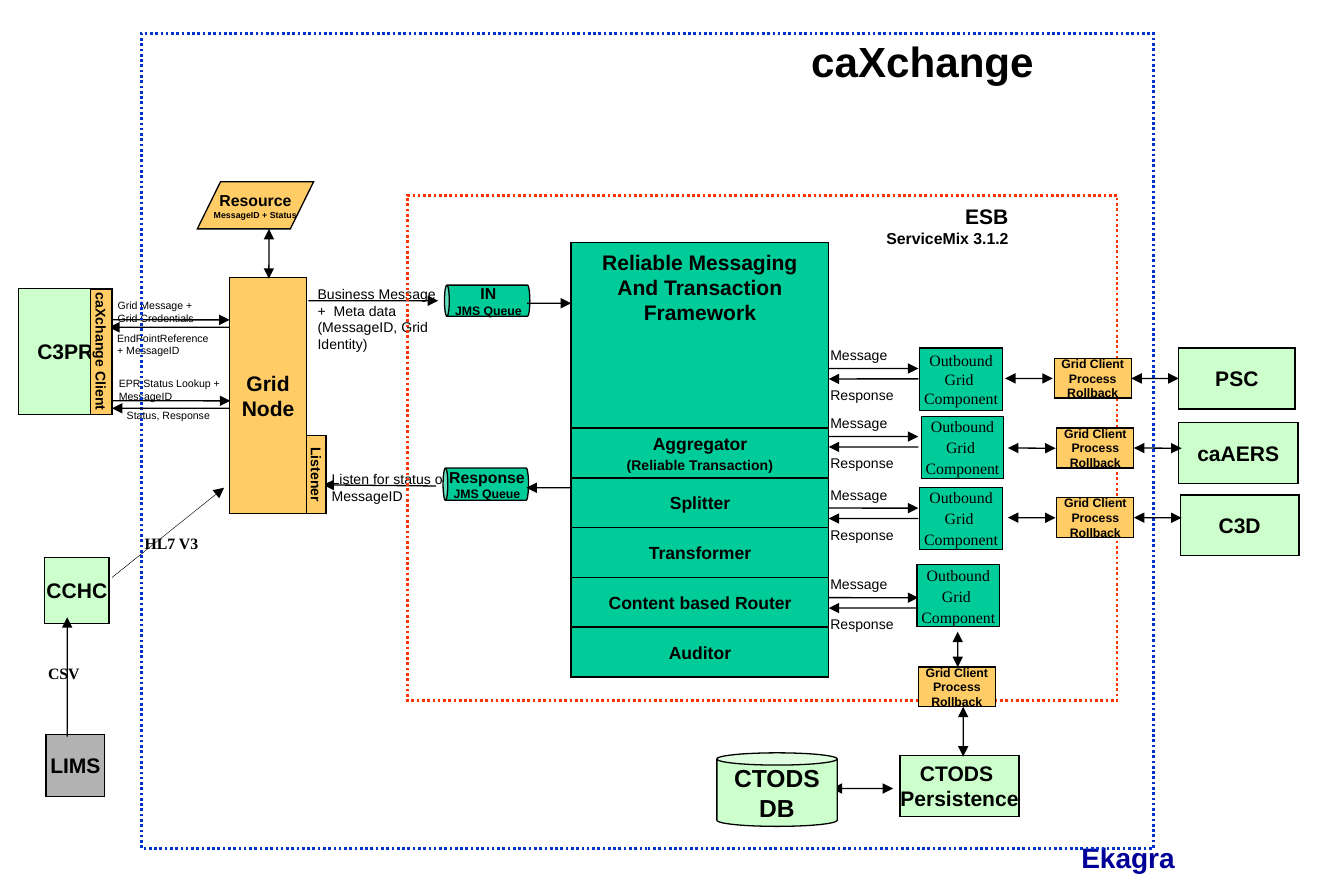
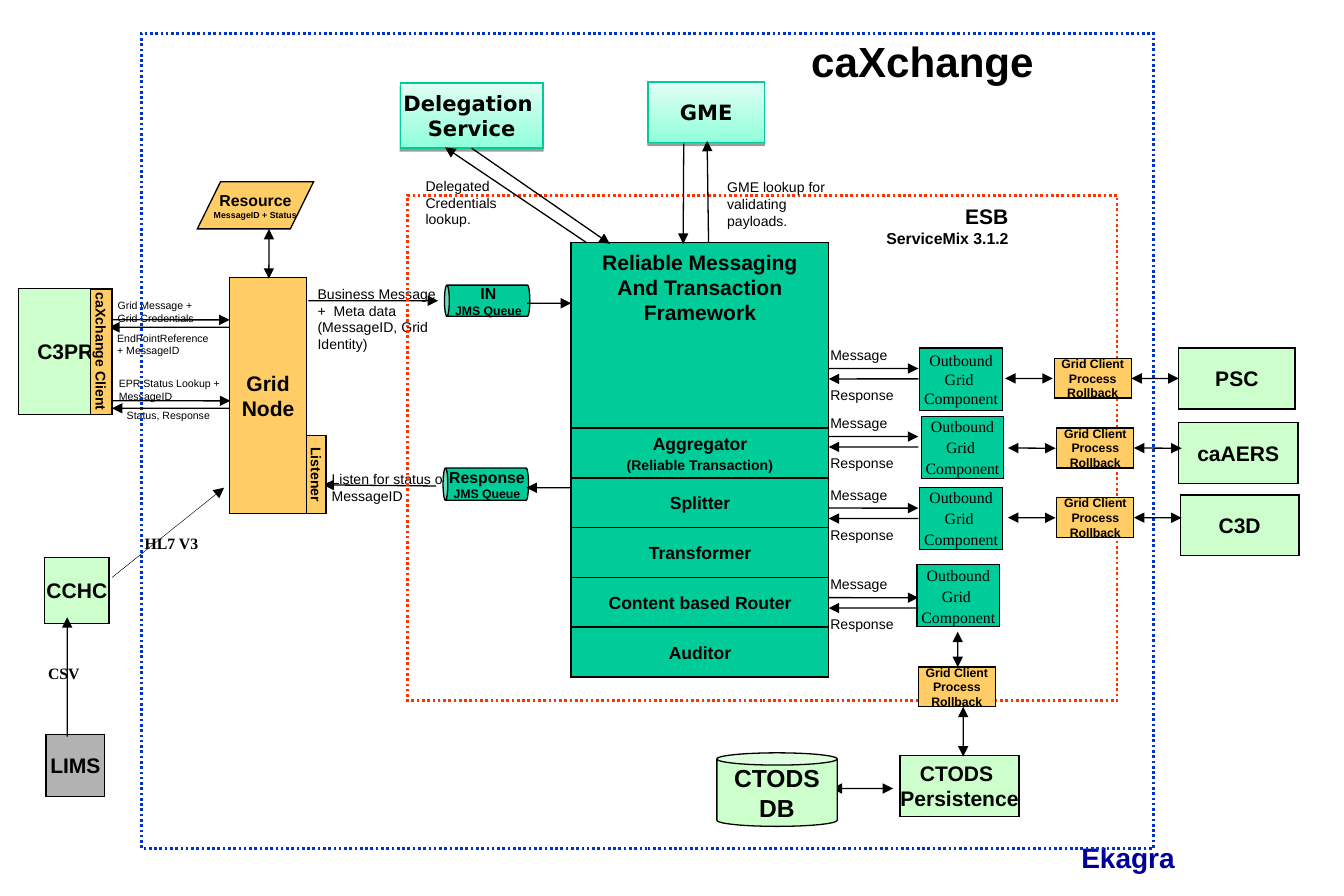
Before and after one commit to NCIP/labviewer-docs, a slide deck: slide 8 of Documentation/Overview/caXchange-Tool-at-a-glance.ppt. Drawn at 1344x896 pixels with LibreOffice and Linux fonts; fonts in the diff are those of the drawing; background and template pictures are left out. Boxes give left, top, right and bottom in pixels: in the first picture for what was removed or moved away, otherwise in the second. Text is boxed around its words. In the diff, an @@ line names an element or a change of style, - is before the commit and + after.

```diff
--- a/Documentation/Overview/caXchange-Tool-at-a-glance.ppt
+++ b/Documentation/Overview/caXchange-Tool-at-a-glance.ppt
@@ rectangle added at (x1=401, y1=83, x2=544, y2=149), fill gradient #90FFDA to #E0FFF4, outline #00CC98 0.74 pt, 12 pt, text #000000, bold @@
+Delegation
+Service
@@ rectangle added at (x1=649, y1=82, x2=765, y2=143), fill gradient #90FFDA to #E0FFF4, outline #00CC98 0.74 pt, 12 pt, text #000000, bold @@
+GME
@@ arrow added from (587, 243) to (445, 148), #000000 0.74 pt @@
@@ arrow added from (472, 148) to (609, 244), #000000 0.74 pt @@
@@ arrow added from (684, 144) to (683, 244), #000000 0.74 pt @@
@@ arrow added from (708, 243) to (707, 140), #000000 0.74 pt @@
@@ text added at (x1=426, y1=181, x2=497, y2=227), 8 pt, text #000000 @@
+Delegated Credentials lookup.
@@ text added at (x1=727, y1=181, x2=825, y2=229), 8 pt, text #000000 @@
+GME lookup for validating payloads.
```
Also in this commit, not shown: 2 other slides changed.
